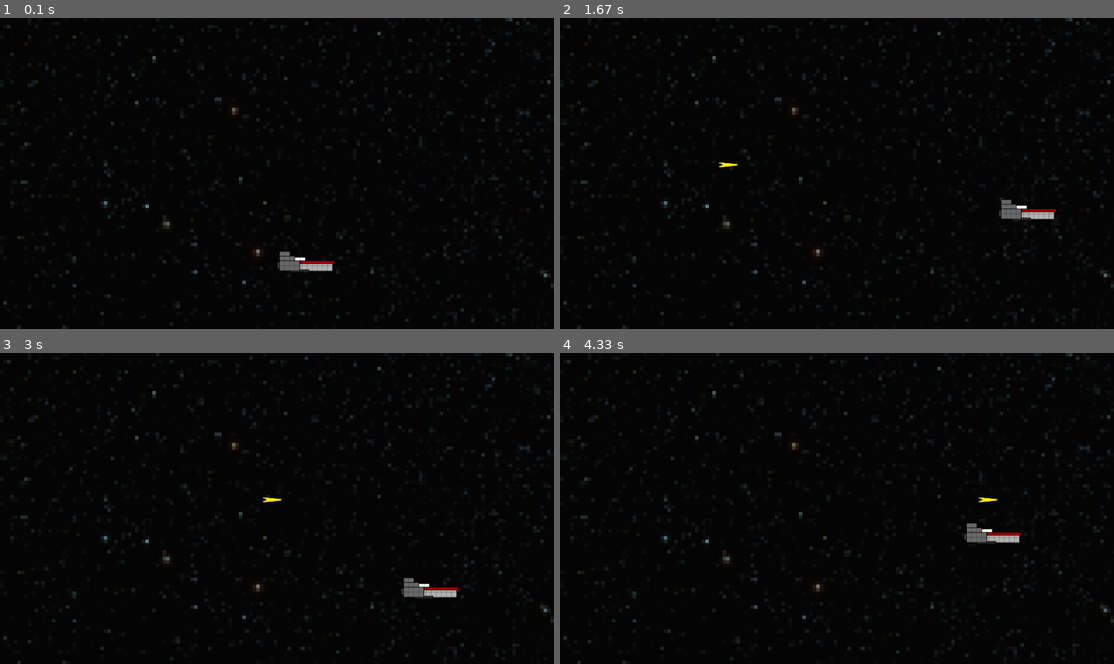
Above: before the commit, frames 1-4 (two rows, left to right).
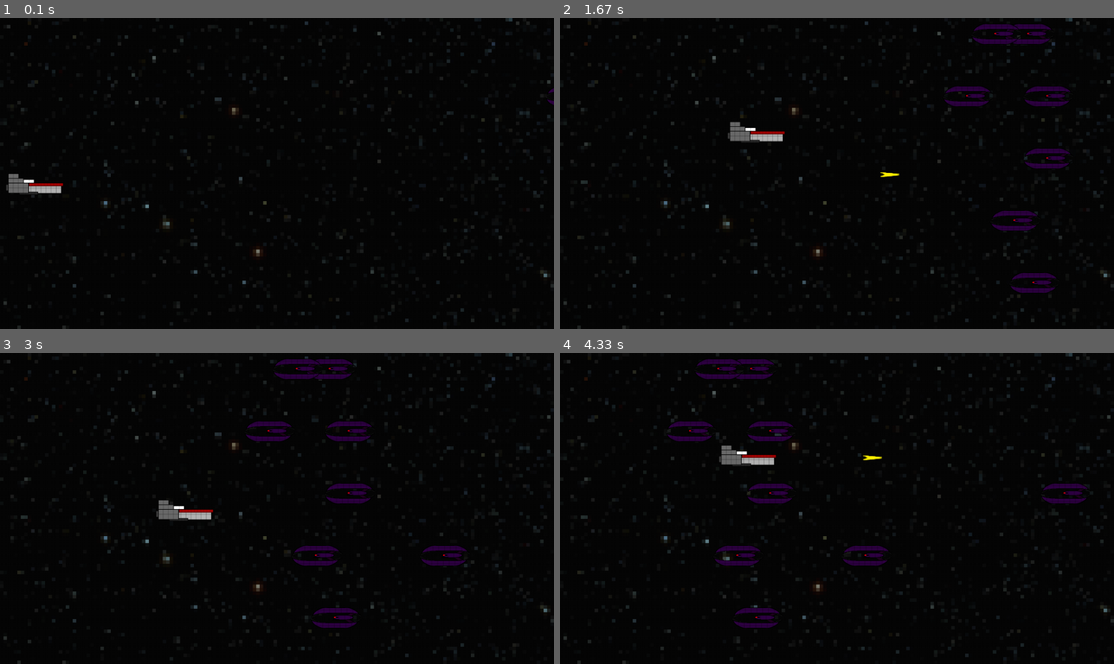
Above: after the commit, the same moments.

Repository: Demi-hero/UoN_Game_Project
Game: pygame game, started from Main.py
The game is run twice, just before and just after one commit, with the same random seed, the same clock (stepped at 60 frames per second) and the same inputs.
Inputs (mouse positions are in pixels of both pictures, inside the frame that each line leads up to):
- Up to frame 1 (0.1 s): no input
- Up to frame 2 (1.67 s): hold Space 0.33-0.8 s; hold Right 0.33-0.8 s; move the mouse to (814, 185) at 0.37 s; hold Right 0.83-1.3 s; move the mouse to (1014, 164) at 0.87 s; tap Space at 0.9, 1.2, 1.4 s; hold Up 1.33-1.63 s; move the mouse to (704, 176) at 1.37 s
- Up to frame 3 (3 s): hold Right 1.67-2.13 s; move the mouse to (105, 461) at 1.7 s; tap Space at 1.73, 2.03, 2.23, 2.53, 2.8 s; hold Left 2.17-2.7 s; move the mouse to (360, 399) at 2.2 s; hold Down from 2.73 s (still down); move the mouse to (343, 536) at 2.77 s
- Up to frame 4 (4.33 s): release Down at 3.03 s; hold Left 3.07-3.47 s; move the mouse to (848, 402) at 3.1 s; tap Space at 3.13, 3.43, 3.57, 3.97, 4.27 s; hold Up 3.5-3.87 s; move the mouse to (637, 499) at 3.53 s; hold Right from 3.9 s (still down); move the mouse to (842, 539) at 3.93 s

The runs differ from the first frame. In frame 1, 0.8% of the frame differs, in the area x 1-100%, y 22-82%; in frame 2, 2.5%; in frame 3, 2.8%; in frame 4, 3.1%, in the area x 19-96%, y 1-89%.

Commit message:
Aliens, Bullets and More
Aliens now move across the screen ONCE. Need to fix that.

Bullets now come out of the ship thats nice

No Collision detection implimented yet. Bullets and Aliens have hitboxes

Implimented a Score variable in the App. Not doing anything with it yet

Game Over loop exists. Just don;t have a way of acessing it just yet.

Diff:
--- a/Main.py
+++ b/Main.py
@@ -18,7 +18,7 @@
 import pygame as pyg
 import event_handler as EH
 import Sprites
-
+from random import randint
 
 class App(EH.HandleEvent):
     # initialisation
@@ -33,8 +33,7 @@
         self.xpos_change = 0
         self.ypos_change = 0
         self.move = False
-        self.player_width = Sprites.player1.ln
-        self.player_height = Sprites.player1.ht
+        self.points = 0
         # self.clip = [aa, ab, ac, ad, ae]
 
     # do on initialisation
@@ -52,8 +51,8 @@
         # loads the images in to the related image_surf variable
         self._backgroud_image = Sprites.background.background
         self._image_surf = Sprites.player1.ship
-        self.player_xpos = self.width * .5
-        self.player_ypos = self.height * .75
+        self.player_xpos = Sprites.BORDER
+        self.player_ypos = Sprites.HEIGHT//2
         return True
 
 
@@ -66,11 +65,11 @@
     # what to do when images render
     def on_render(self):
 
-        if self.player_xpos > self.width - self.player_width or self.player_xpos < 0:
+        if self.player_xpos > self.width - Sprites.player1.ln or self.player_xpos < 0:
             self.player_xpos -= (2*self.xpos_change)
         else:
             self.player_xpos += self.xpos_change
-        if self.player_ypos > self.height - self.player_height or self.player_ypos < 0:
+        if self.player_ypos > self.height - Sprites.player1.ht or self.player_ypos < 0:
             self.player_ypos -= (2*self.ypos_change)
         else:
             self.player_ypos += self.ypos_change
@@ -78,15 +77,33 @@
         self._display_surf.blit(self._backgroud_image, (0, 0))
         self._display_surf.blit(self._image_surf, (self.player_xpos,
                                                   self.player_ypos))
+        # make this neater ? Is how we handle bullet progresion
         for bullet in Sprites.clip:
             if bullet.alive:
                 bullet.x += bullet.vx
+                bullet.hitbox = pyg.Rect(bullet.x, bullet.y, bullet.ln, bullet.ht)
                 self._display_surf.blit(bullet.bull, (bullet.x, bullet.y))
             if bullet.x > Sprites.WIDTH:
                 bullet.alive = False
             if not bullet.alive:
                 bullet.x = 0
                 bullet.y = 0
+
+
+        for alien in Sprites.swarm:
+            spawn_rate = 1
+            if randint(1,75) <= spawn_rate:
+                alien.spawn()
+            if alien.alive:
+                alien.x += alien.vx
+                alien.hitbox = pyg.Rect(alien.x, alien.y, alien.ln, alien.ht)
+                self._display_surf.blit(alien.ship, (alien.x, alien.y))
+            if alien.x < (0-alien.ln):
+                alien.alive == False
+            if not alien.alive:
+                alien.x = Sprites.WIDTH + 10
+                alien.y = 0
+                alien.hitbox = pyg.Rect(alien.x, alien.y, alien.ln, alien.ht)
         self.clock.tick(60)
         pyg.display.flip()
 
--- a/Pygame_proto/main.py
+++ b/Pygame_proto/main.py
@@ -78,6 +78,7 @@
     ln = 33
     vx = 15
     gunposadj = [player.ln*0.4, player.ht*0.5]
+
     def __init__(self):
         self.x = 0
         self.y = 0
--- a/Sprites.py
+++ b/Sprites.py
@@ -56,18 +56,6 @@
 
     # needs to be in the event handler some how
 
-    def update(self):
-        if self.alive:
-            self.x += self.vx
-            self.hitbox = pyg.Rect(self.x, self.y, self.ln, self.ht)
-            self._display_surf.blit(self.bull, (self.x, self.y))
-        if self.x > WIDTH:
-            self.alive = False
-        if not self.alive:
-            self.x = 0
-            self.y = 0
-            self.hitbox = pyg.Rect(self.x, self.y, self.ln, self.ht)
-
 class alien:
     # image is 88 by 36 px
     ship = pyg.image.load(os.path.join("images", "alien.png"))
@@ -86,18 +74,6 @@
             spawny = int(BORDER + (randint(0,4) * (HEIGHT*0.2)))
             self.y = spawny
         self.alive = True
-
-    def update(self):
-        if self.alive == True:
-            self.x += self.vx
-            self.hitbox = pyg.Rect(self.x, self.y, self.ln, self.ht)
-            self._display_surf.blit(self.ship, (self.x, self.y))
-        if self.x < (0-self.ln):
-            self.alive = False
-        if self.alive == False:
-            self.x = WIDTH
-            self.y = 0
-            self.hitbox = pyg.Rect(self.x, self.y, self.ln, self.ht)
 
 
 background = background()
--- a/event_handler.py
+++ b/event_handler.py
@@ -31,7 +31,7 @@
         elif event.key == pyg.K_SPACE:
             for bullet in Sprites.clip:
                 if not bullet.alive:
-                    bullet.fire(Sprites.player1.x, Sprites.player1.y)
+                    bullet.fire(self.player_xpos, self.player_ypos)
 
     def on_key_up(self, event):
         if event.key == pyg.K_LEFT or event.key == pyg.K_RIGHT:
